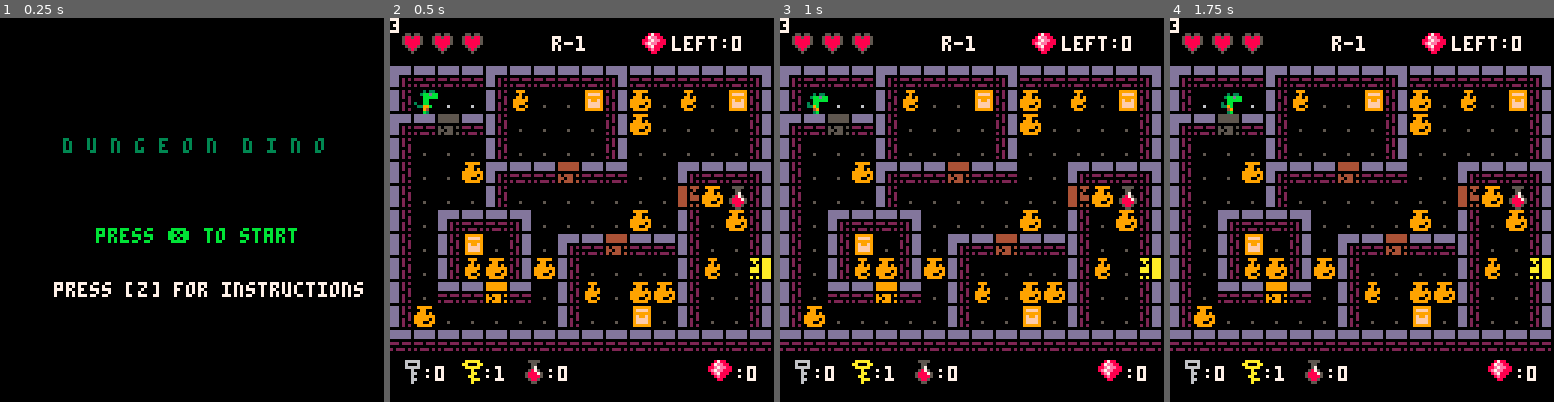
Above: before the commit, frames 1-4 (left to right).
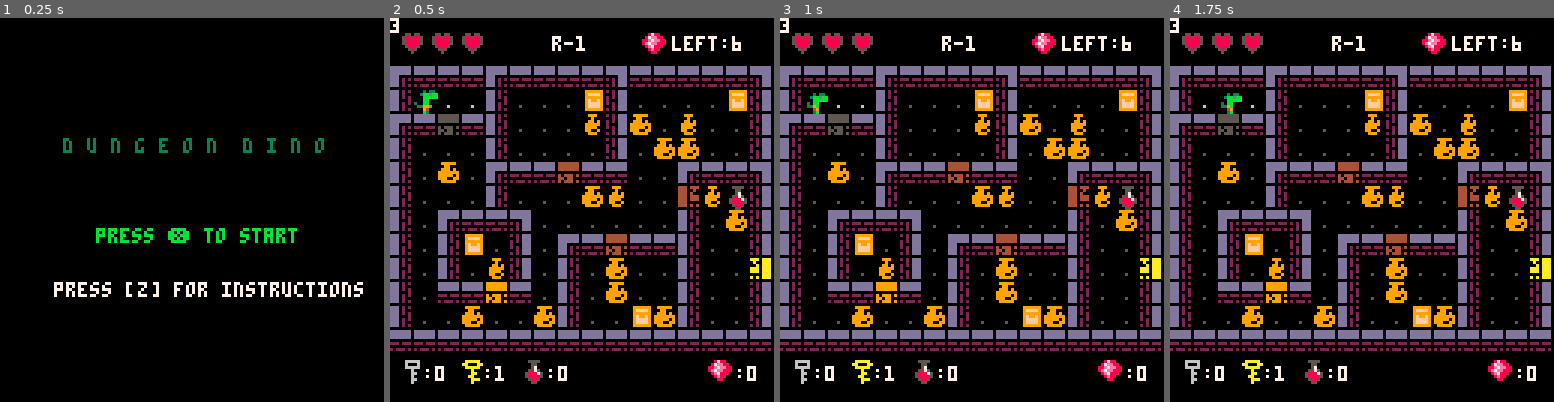
Above: after the commit, the same moments.

Repository: robotspacefish/dungeon_dino
Game: PICO-8 cartridge dungeon_dino.p8
Same seed, same stepped clock (60 frames per second), same inputs: the game is played once before the commit and once after it.
Inputs:
- Up to frame 1 (0.25 s): no input
- Up to frame 2 (0.5 s): tap X (X key) at 0.33 s
- Up to frame 3 (1 s): tap O (Z key) at 0.7 s
- Up to frame 4 (1.75 s): tap X (X key) at 1.07 s; hold Right from 1.6 s (still down); tap O (Z key) at 1.7 s

Frame 1 is identical in both runs. In frame 2, 4.7% of the frame differs, in the area x 6-92%, y 4-81%; in frame 3, 4.7%; in frame 4, 4.7%.

Commit message:
place gems or bombs in vases randomly

Diff:
--- a/dungeon_dino.p8
+++ b/dungeon_dino.p8
@@ -136,6 +136,13 @@
 
 				--check vase for bomb
 				if (obj.has_bomb) player.health-=1
+
+				--check vase for gem
+				if (obj.has_gem) then
+					player.gems+=1
+					current_room.gems_collected+=1
+					current_room.gems-=1
+				end
 			end
 
 			if obj.name=="potion" then
@@ -479,7 +486,7 @@
 				end
 			end --for loop
 
-			if current_room.gems_collected>0 and current_room.gems_collected==current_room.min_gems_needed then self.master_key=1 end
+			if current_room.gems_collected==current_room.min_gems_needed then self.master_key=1 end
 		end--update
 	})
 end
@@ -535,12 +542,12 @@
 	-- local total_vases=flr(rnd(#c_room.empty_tiles/3))+#c_room.empty_tiles/2
 	local t
 	for t in all(c_room.empty_tiles) do
-		local r=flr(rnd(5)) --if 0, place a vase, otherwise don't
-		if r==0 then
+		local r=flr(rnd(5))
+		if r==0 then --place vase
 			c_room.vases_left+=1
 			local v_spr=vase_types[flr(rnd(2))+1]
 			local vase=create_vase(t.x,t.y,v_spr)
-			del(c_room.empty_tiles,t)
+			del(c_room.empty_tiles,t) --remove empty tile from list
 			mset(t.x,t.y,0) --set transparent sprite on tile
 			-- total_vases-=1 --todo
 			add(vases,vase)
@@ -548,14 +555,38 @@
 			-- if total_vases==0 then break end --todo
 	end
 
+	local v
+	local b=c_room.max_bombs
+	for v in all(vases) do
+		local r=flr(rnd(4))
+		if r==0 then --place bomb
+			if b>0 then
+				v.has_bomb=true --place gem if max bombs placed
+				b-=1
+			else
+				v.has_gem=true --place gem
+				current_room.gems+=1
+			end
+		elseif r==2 or r==3 then
+			v.has_gem=true
+			current_room.gems+=1
+		end
+	end
+
+	--set min gems needed
+	c_room.min_gems_needed=flr(c_room.gems/2)
 	--place bombs
-	local i
-	for i=1,c_room.max_bombs do
-		local random_vase=flr(rnd(#vases))+1
-		-- create_bomb(vases[random_vase].x,vases[random_vase].y)
-
-		vases[random_vase].has_bomb=true
-	end
+	-- local i
+	-- for i=1,c_room.max_bombs do
+	-- 	local random_vase=flr(rnd(#vases))+1
+	-- 	vases[random_vase].has_bomb=true
+	-- end
+
+	--place gems
+	-- local j
+	-- for j=0,#vases do
+	-- todo
+	-- end
 end
 
 --todo refactor: combine with setup_vases
